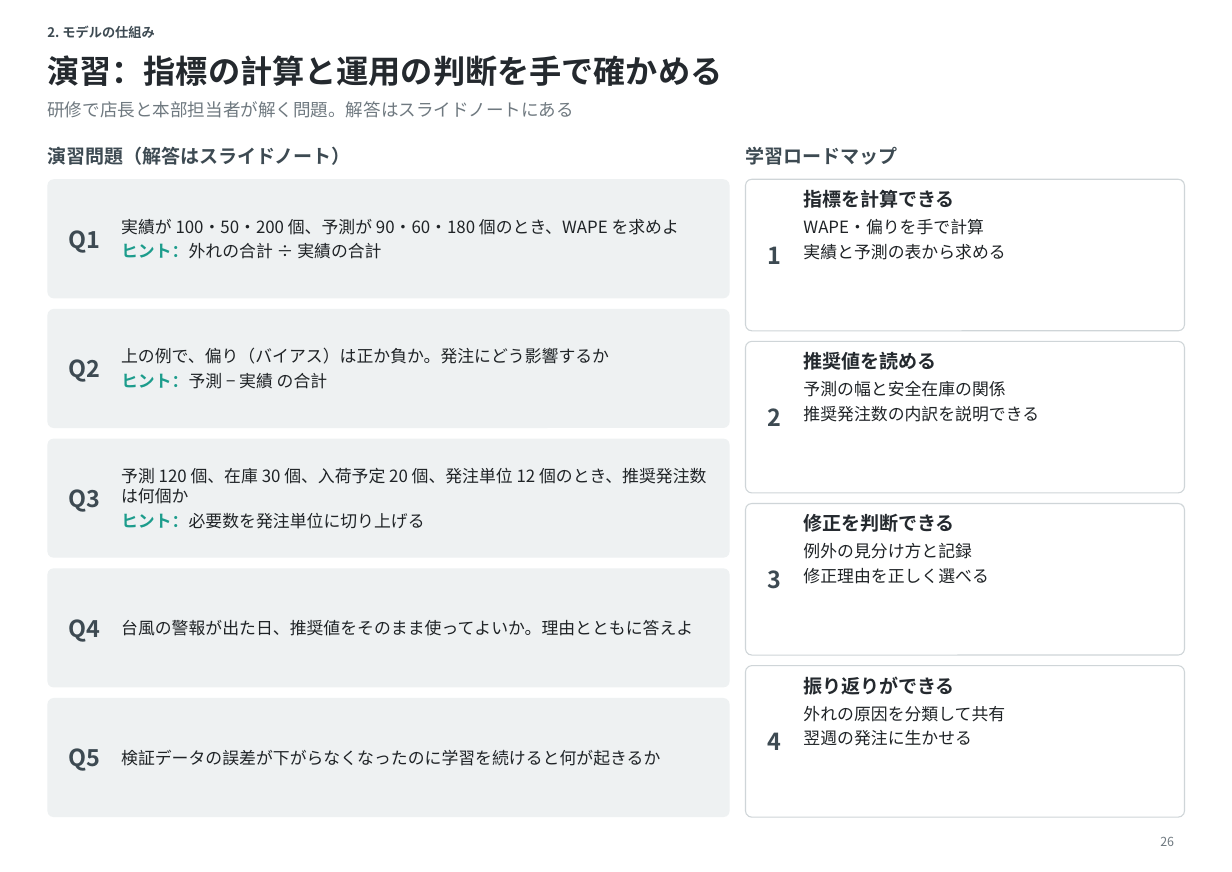
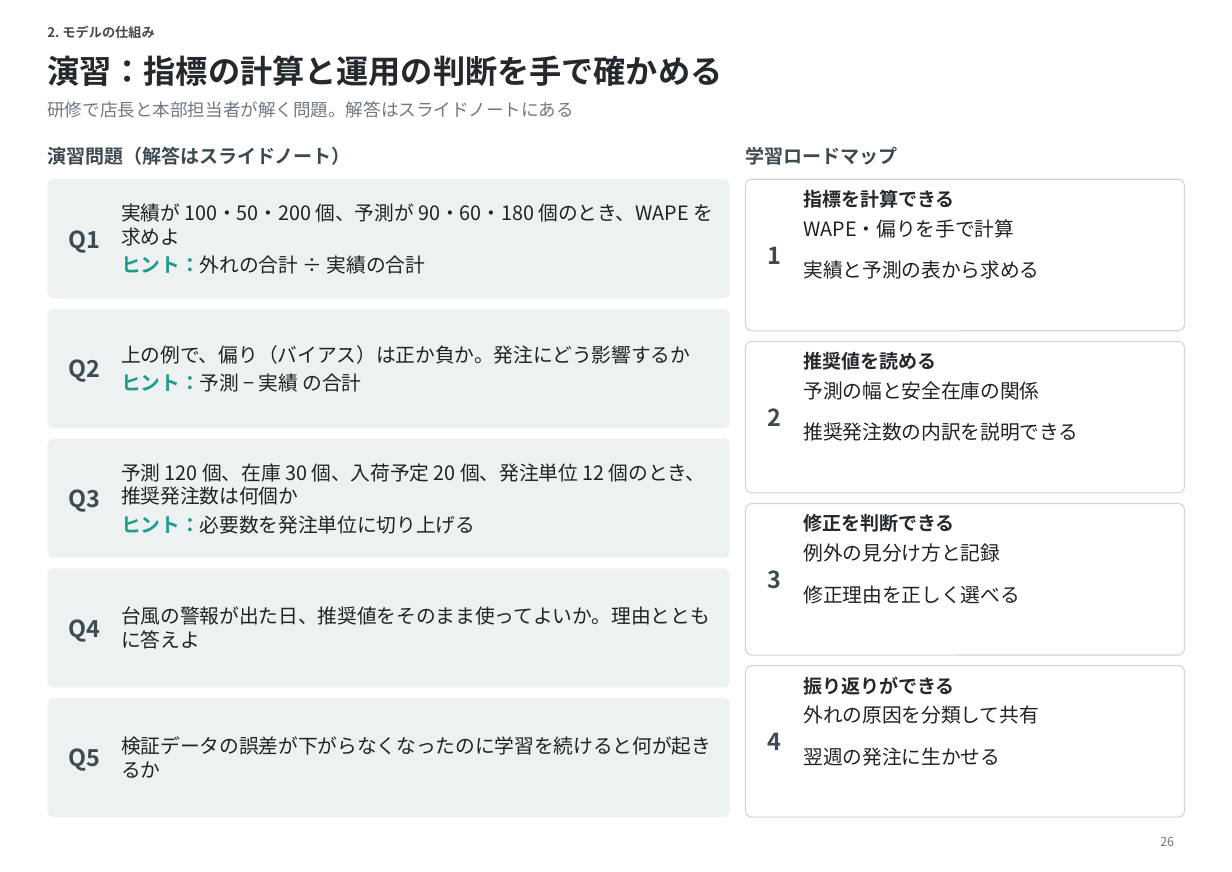
Before and after one commit to sibyl2501/claude_pptx_making, a slide deck: slide 26 of dist/catalog.pptx. Drawn at 1232x872 pixels with LibreOffice and Linux fonts; fonts in the diff are those of the drawing. Boxes give left, top, right and bottom in pixels: in the first picture for what was removed or moved away, otherwise in the second. Text is boxed around its words. In the diff, an @@ line names an element or a change of style, - is before the commit and + after.

```diff
--- a/dist/catalog.pptx
+++ b/dist/catalog.pptx
@@ size 11.5 to 13.5 pt in 5 elements at (121,203,713,274), (121,345,690,392), (121,463,706,534), (121,606,710,649), (121,736,711,778) @@
@@ size 11.5 to 13.5 pt; indent changed; more space between paragraphs in 4 elements at (803,260,1039,279), (803,381,1078,441), (803,543,1019,604), (803,705,1038,766) @@
```
Also in this commit, not shown: 20 other slides changed, 25 other files.
